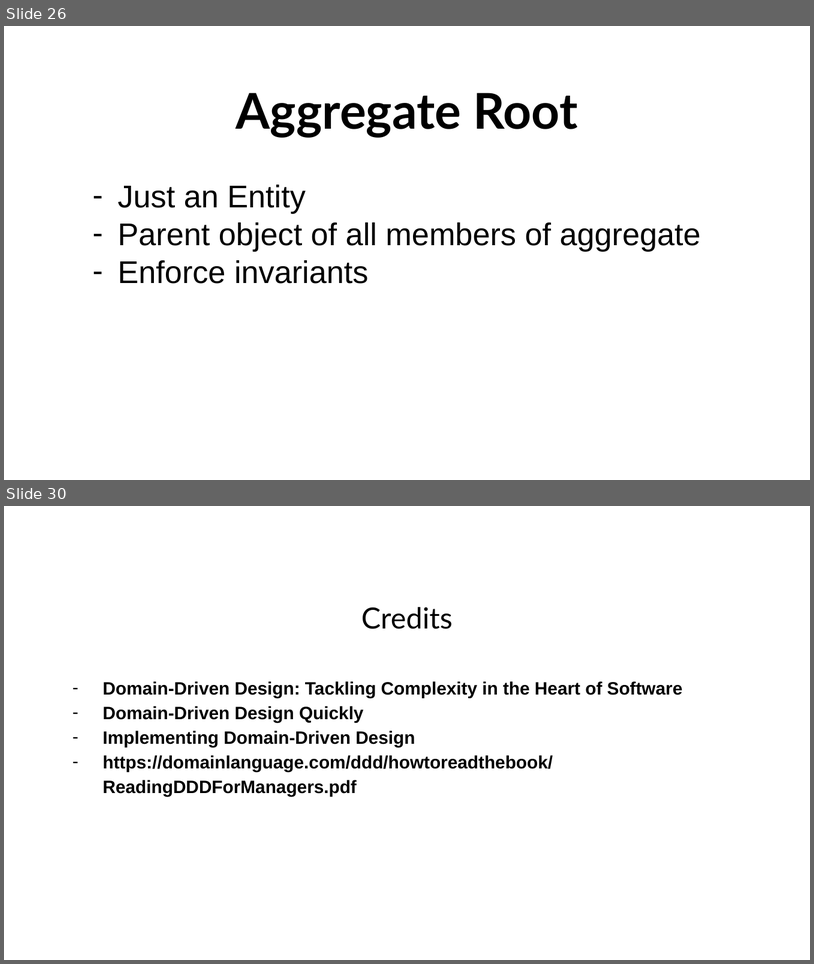
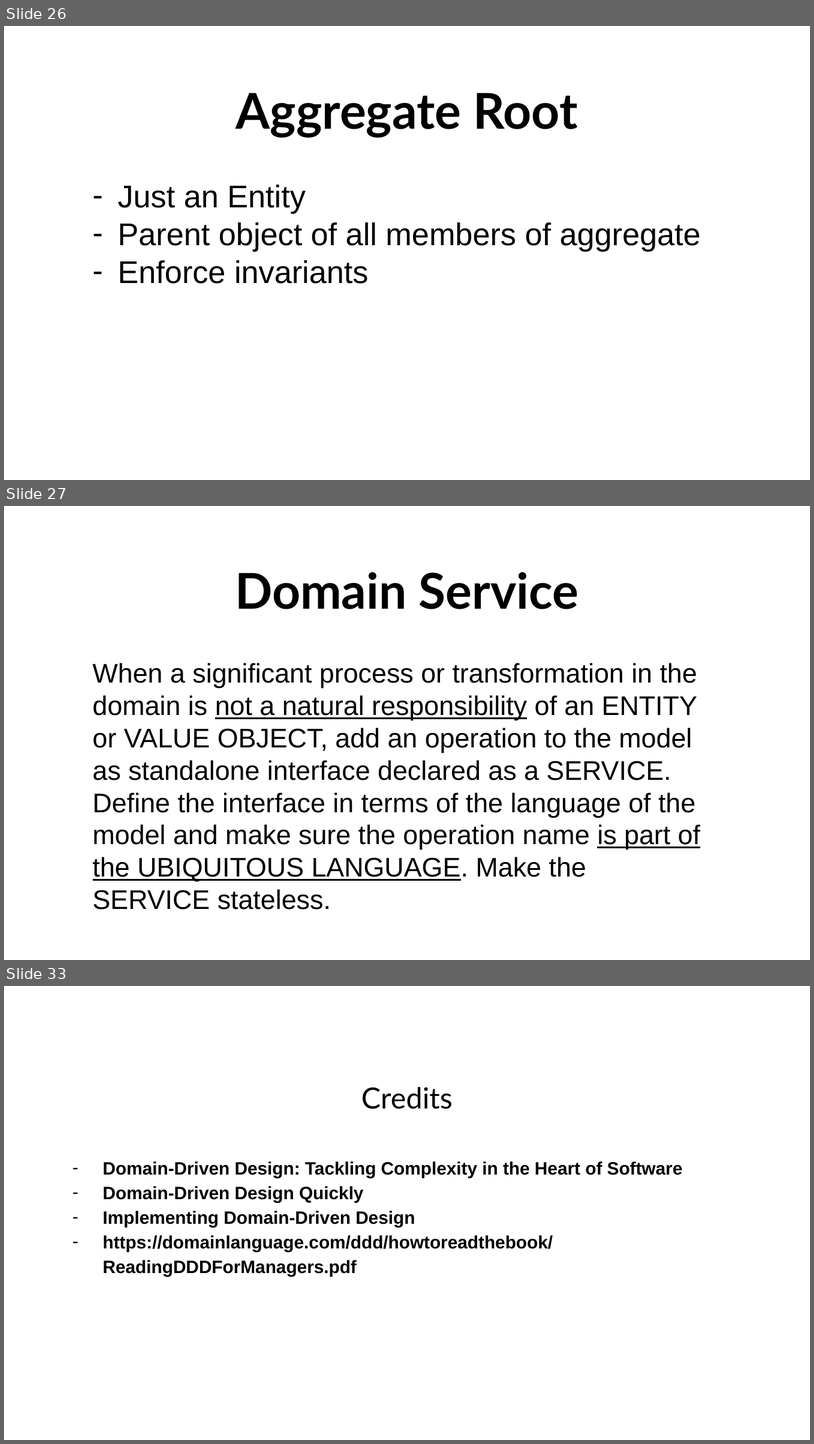
Before and after one commit to Elders/be-a-better-dev, a slide deck: Presentations/DomainDrivenDesign/DDD-TacticalDesign.pptx. Shown one above the other, each under a label of ours: slides 26 and 30 before the commit, slides 26, 27 and 33 after it; the slides between them are not shown. The pictures are 814x964 and 814x1444 pixels, drawn with LibreOffice and Linux fonts; fonts in the diff are those of the drawing; background and template pictures are left out. Boxes give left, top, right and bottom in pixels: in the first picture for what was removed or moved away, otherwise in the second. Text is boxed around its words. In the diff, an @@ line names an element or a change of style, - is before the commit and + after.

```diff
--- a/Presentations/DomainDrivenDesign/DDD-TacticalDesign.pptx
+++ b/Presentations/DomainDrivenDesign/DDD-TacticalDesign.pptx
@@ slide 27 added at <box>4,506,810,960</box>, background picture (left out) @@
@@ text added at <box>235,572,579,609</box>, 44 pt, text #000000, bold @@
+Domain Service
@@ text added at <box>93,663,701,909</box>, 24 pt, text #000000 @@
+When a significant process or transformation in the domain is not a natural responsibility of an ENTITY or VALUE OBJECT, add an operation to the model as standalone interface declared as a SERVICE. Define the interface in terms of the language of the model and make sure the operation name is part of the UBIQUITOUS LANGUAGE. Make the SERVICE stateless.
@@ what was slide 30 is now slide 33 @@
```
Also in this commit, not shown: 2 slides changed, 3 other slides added, 1 slide removed.
